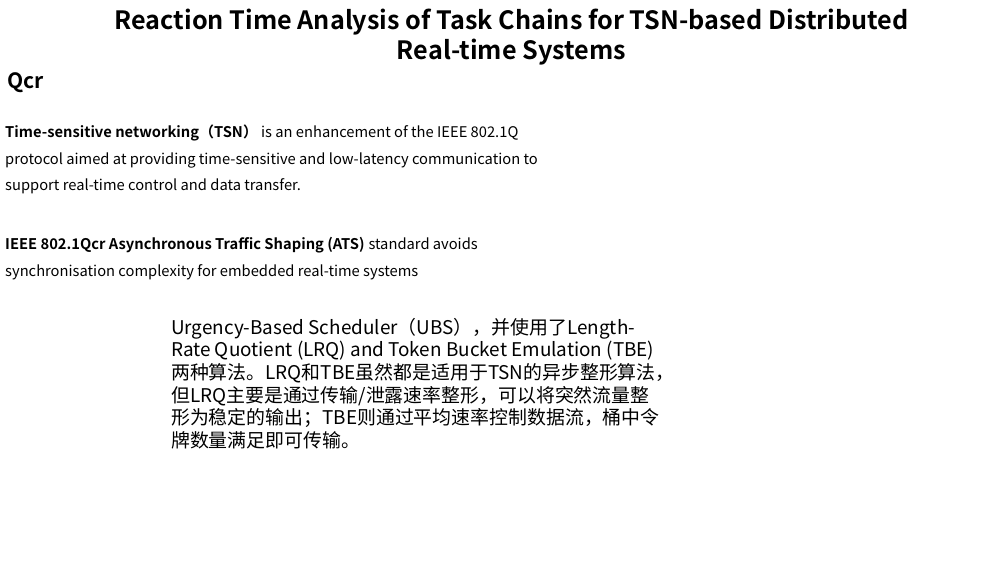
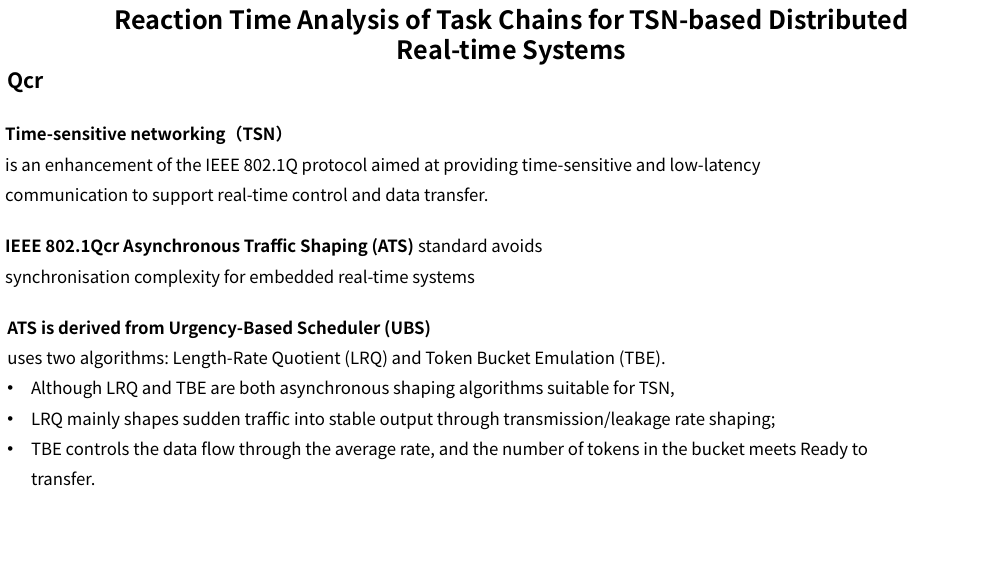
Before and after one commit to wsm6636/note, a slide deck: slide 4 of 06-ppt/RTS-Turin-Class/0423.pptx. Drawn at 1008x567 pixels with LibreOffice and Linux fonts; fonts in the diff are those of the drawing. Boxes give left, top, right and bottom in pixels: in the first picture for what was removed or moved away, otherwise in the second. Text is boxed around its words. In the diff, an @@ line names an element or a change of style, - is before the commit and + after.

```diff
--- a/06-ppt/RTS-Turin-Class/0423.pptx
+++ b/06-ppt/RTS-Turin-Class/0423.pptx
@@ text at [5,125,761,205]: text changed; size 14 to 16 pt @@
-Time-sensitive networking（TSN） is an enhancement of the IEEE 802.1Q protocol aimed at providing time-sensitive and low-latency communication to support real-time control and data transfer.
+Time-sensitive networking（TSN）
+is an enhancement of the IEEE 802.1Q protocol aimed at providing time-sensitive and low-latency communication to support real-time control and data transfer.
@@ text "IEEE 802.1Qcr Asynchronous Traffic Shaping ..." at [5,238,542,287]: size 14 to 16 pt @@
@@ text at [7,320,868,486]: text changed; size 18 to 16 pt @@
-Urgency-Based Scheduler（UBS），并使用了Length-Rate Quotient (LRQ) and Token Bucket Emulation (TBE)两种算法。LRQ和TBE虽然都是适用于TSN的异步整形算法，但LRQ主要是通过传输/泄露速率整形，可以将突然流量整形为稳定的输出；TBE则通过平均速率控制数据流，桶中令牌数量满足即可传输。
+ATS is derived from Urgency-Based Scheduler (UBS)
+uses two algorithms: Length-Rate Quotient (LRQ) and Token Bucket Emulation (TBE).
+• Although LRQ and TBE are both asynchronous shaping algorithms suitable for TSN,
+• LRQ mainly shapes sudden traffic into stable output through transmission/leakage rate shaping;
+• TBE controls the data flow through the average rate, and the number of tokens in the bucket meets Ready to transfer.
```
Also in this commit, not shown: 7 other slides changed, 9 other files.
